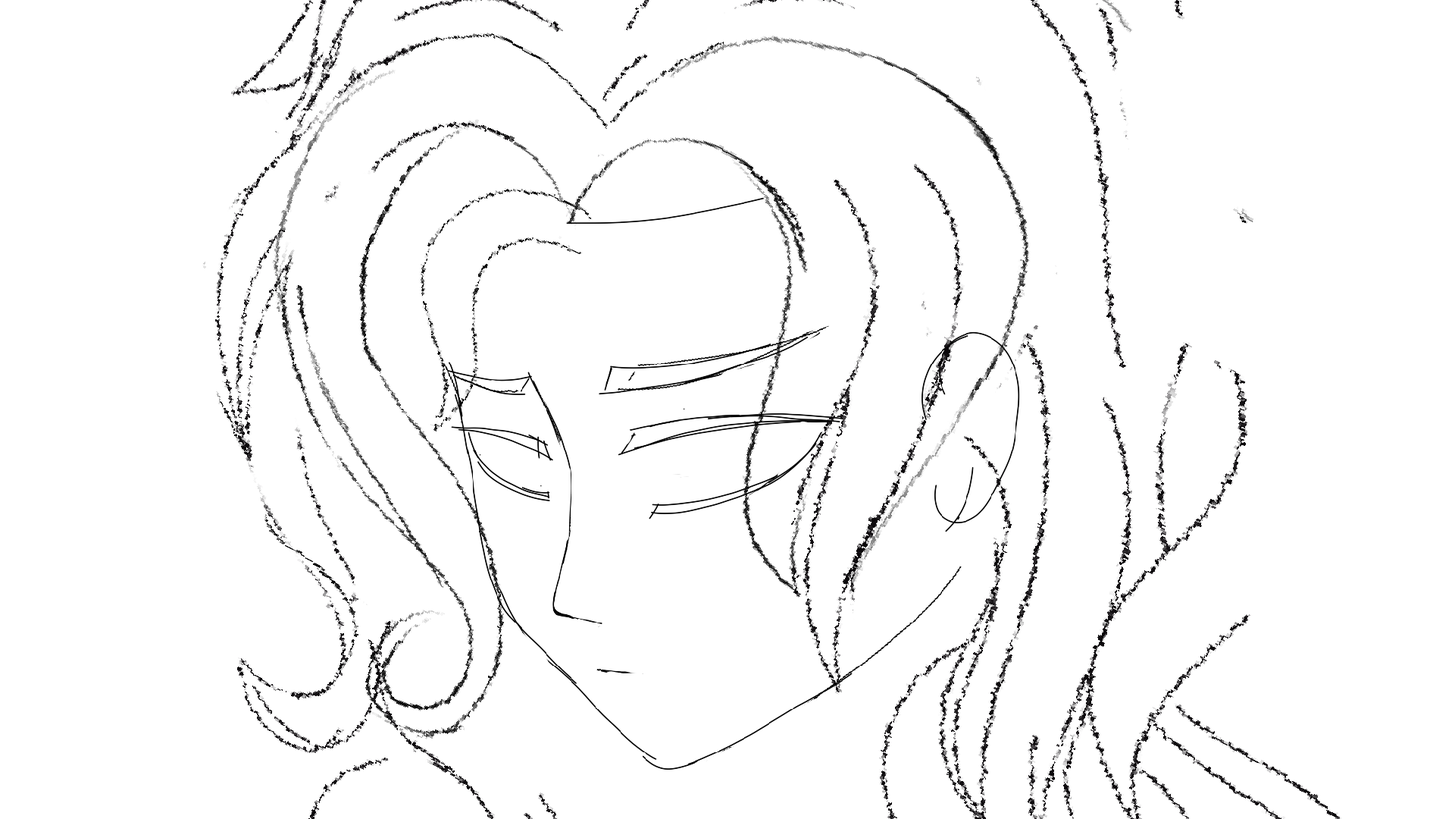
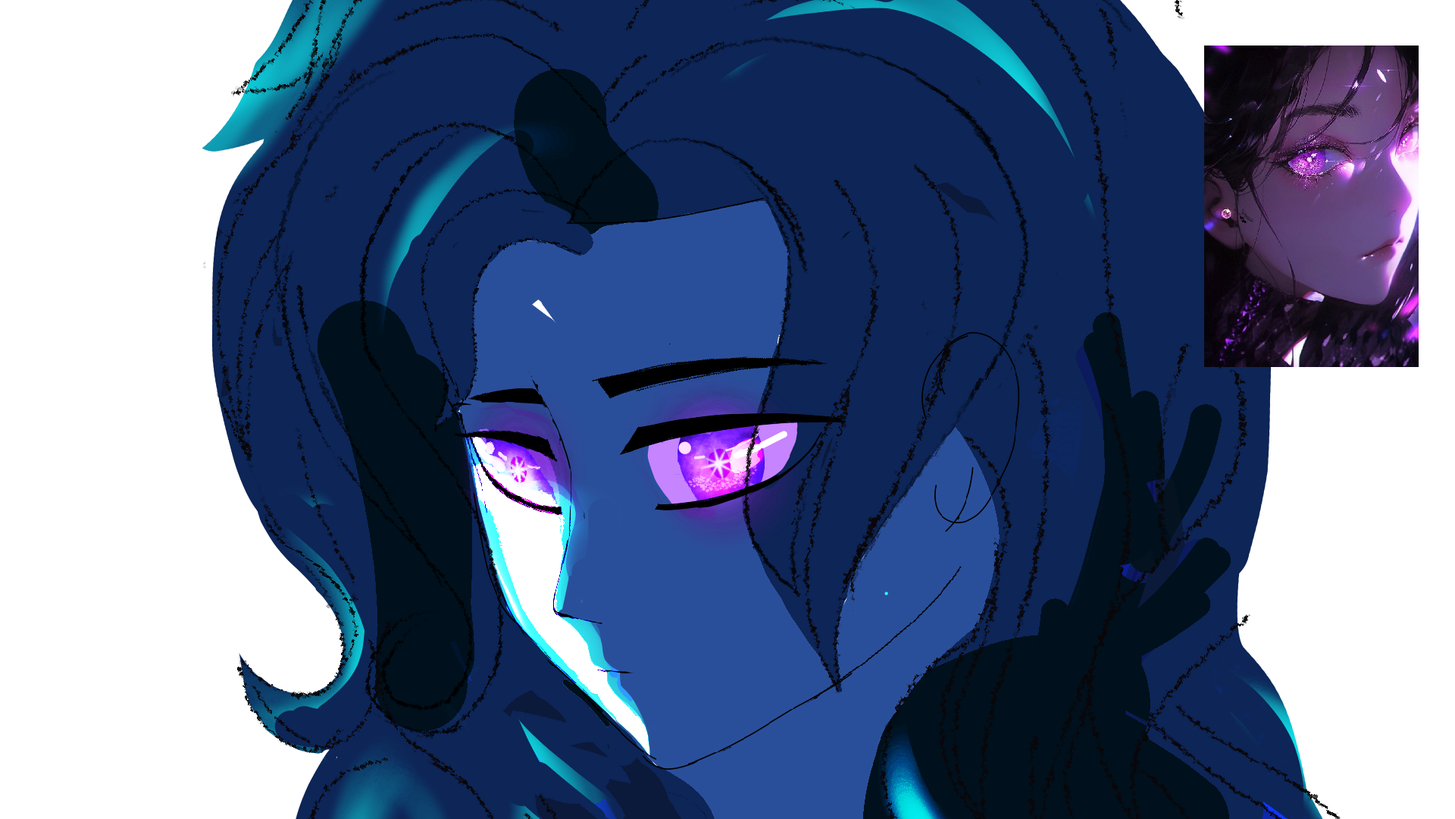
Layered file, before and after one edit (1455px x 819px). Changes by layer:
painted on "Paint Layer 2" over (201, 0, 1419, 819)
removed layer "Paint Layer 4" (8th of 8, in "Group 3") from group "Group 3" over (436, 145, 1068, 777)
added layer "purple eyes.jpg" in group "Group 3" over (1164, 45, 1419, 389)
added group "Group 10" with 10 layers in group "Group 3" over (201, 0, 1419, 819)
added layer "Paint Layer 9" (color dodge) in group "Group 10" over (201, 0, 1407, 819)
added group "Group 13" with 6 layers in group "Group 10" over (201, 0, 1419, 819)
added layer "Paint Layer 16" (color dodge) in group "Group 13" over (201, 0, 1419, 819)
moved "Paint Layer 4" (7th of 7, in "Group 3" › "Group 10" › "Group 13") into group "Group 13", painted on it over (436, 145, 1068, 777)
added layer "Paint Layer 8" in group "Group 10" over (201, 0, 1419, 819)
added layer "Paint Layer 7" in group "Group 10" over (201, 0, 1419, 819)
